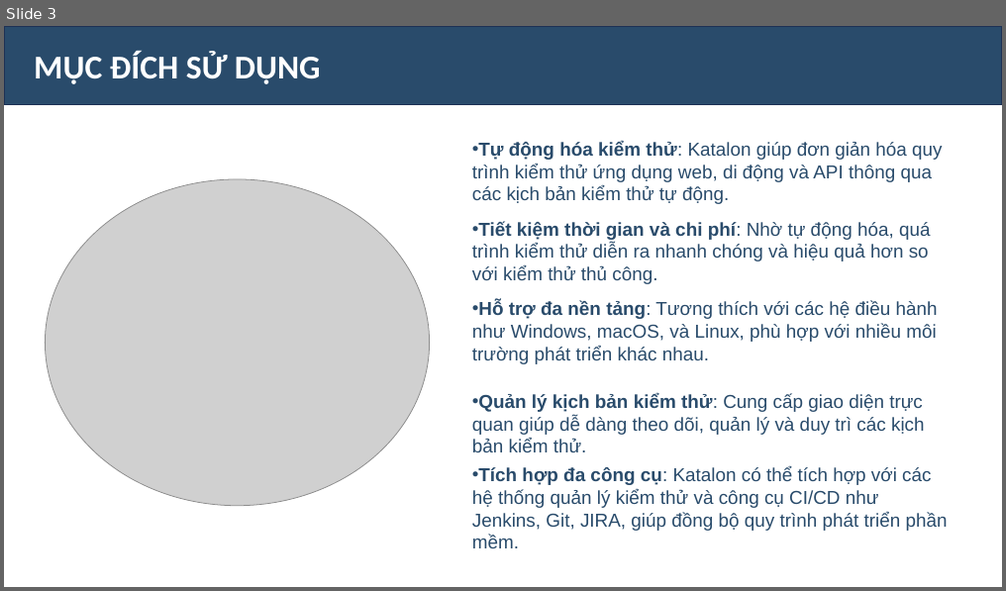
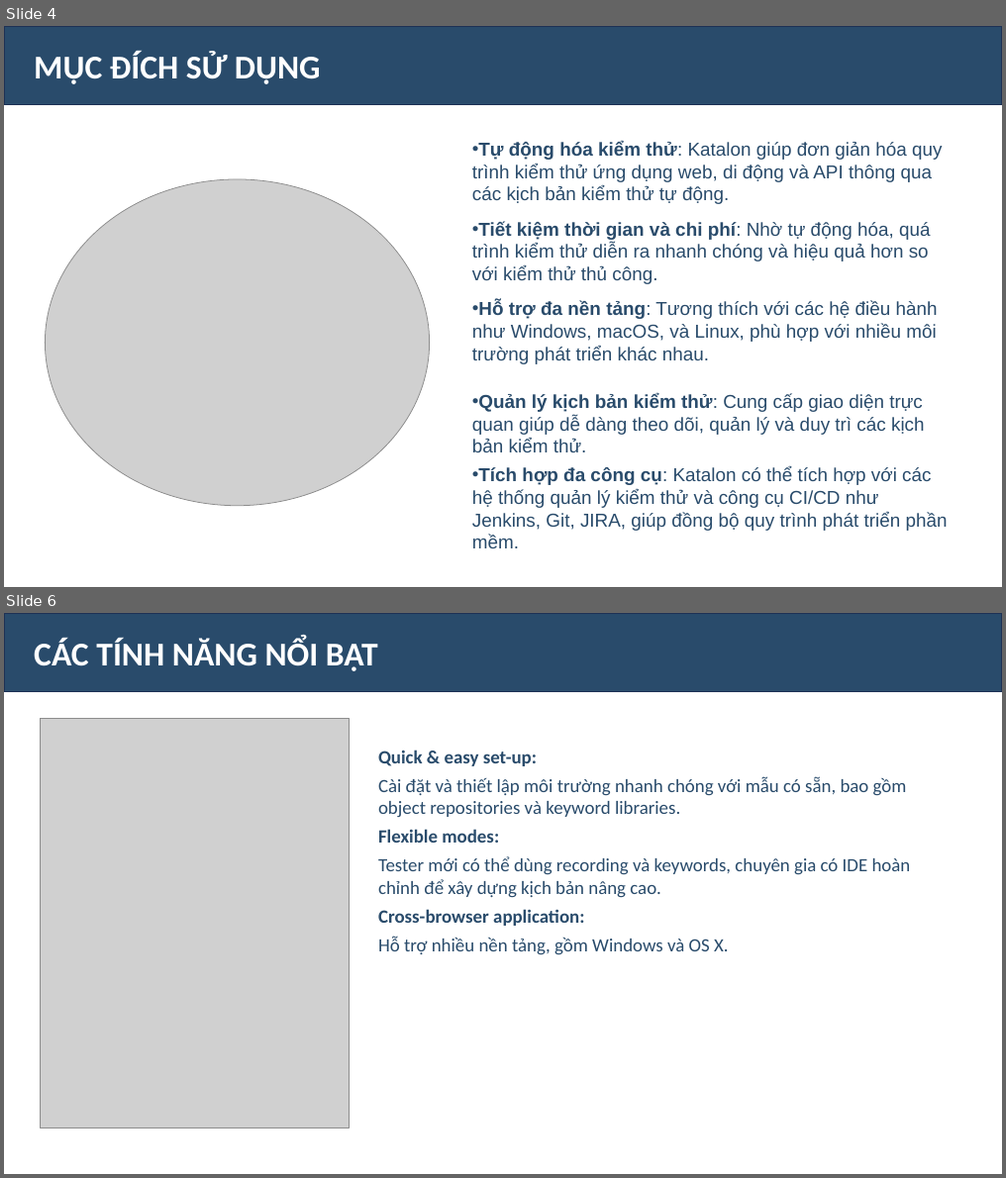
Before and after one commit to Oanh1503-git/DoAnKiemThu, a slide deck: THTH_slide.pptx. Shown one above the other, each under a label of ours: slide 3 before the commit, slides 4 and 6 after it; the slides between them are not shown. The pictures are 1006x591 and 1006x1178 pixels, drawn with LibreOffice and Linux fonts; fonts in the diff are those of the drawing; grey boxes stand for pictures. Boxes give left, top, right and bottom in pixels: in the first picture for what was removed or moved away, otherwise in the second. Text is boxed around its words. In the diff, an @@ line names an element or a change of style, - is before the commit and + after.

```diff
--- a/THTH_slide.pptx
+++ b/THTH_slide.pptx
@@ slide 6 added at (4,613,1002,1174), background #FFFFFF @@
@@ rectangle added at (4,613,1002,691), fill #00294F at 84% opacity, outline #1E3256 1 pt, 32 pt, text #FFFFFF, bold @@
+CÁC TÍNH NĂNG NỔI BẬT
@@ picture added at (40,719,349,1129) @@
@@ text added at (378,750,911,956), 18 pt, text #294B6B @@
+Quick & easy set-up:
+Cài đặt và thiết lập môi trường nhanh chóng với mẫu có sẵn, bao gồm object repositories và keyword libraries.
+Flexible modes:
+Tester mới có thể dùng recording và keywords, chuyên gia có IDE hoàn chỉnh để xây dựng kịch bản nâng cao.
+Cross-browser application:
+Hỗ trợ nhiều nền tảng, gồm Windows và OS X.
@@ what was slide 3 is now slide 4 @@
```
Also in this commit, not shown: 3 slides changed, 1 other slide added.
